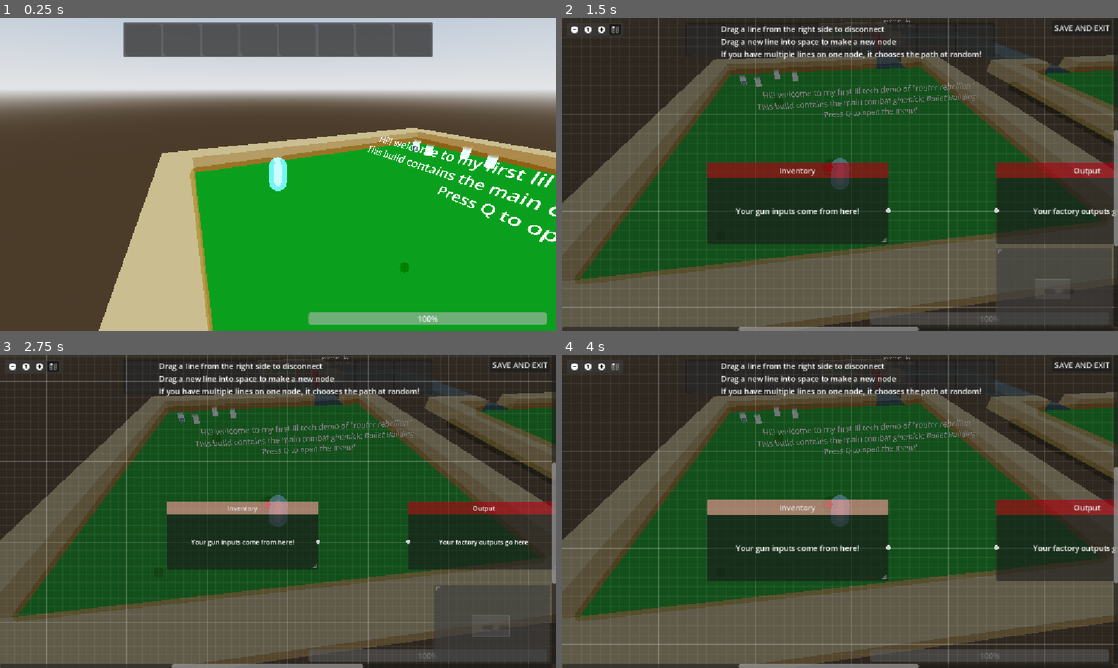
Above: before the commit, frames 1-4 (two rows, left to right).
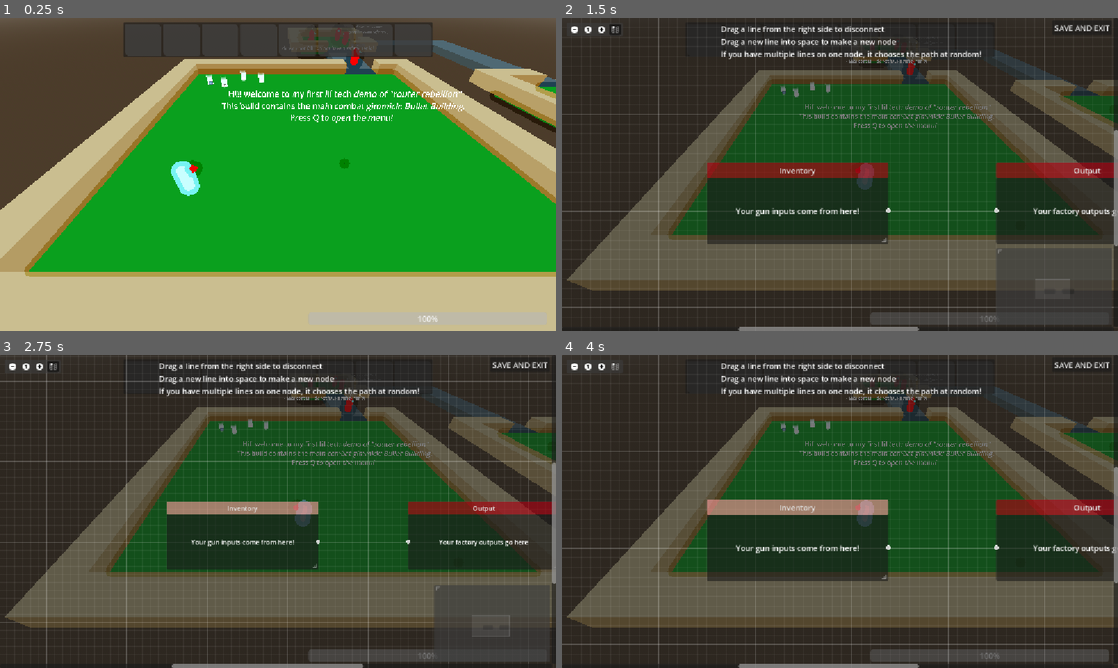
Above: after the commit, the same moments.

Repository: Kaplin86/Router-Rebellion
Game: Godot game, scene res://scenes/testing.tscn
Same seed, same stepped clock (60 frames per second), same inputs: the game is played once before the commit and once after it. The engine's default icon, where the game draws it, is replaced by a stand-in: a white triangle on a blue panel in a dark square.
Inputs (mouse positions are in pixels of both pictures, inside the frame that each line leads up to):
- Up to frame 1 (0.25 s): no input
- Up to frame 2 (1.5 s): tap Enter at 0.5 s; move the mouse to (962, 158) at 0.52 s; press the mouse at (962, 158) at 0.53 s; hold D (east) 0.53-1.28 s; move the mouse to (728, 190) at 1.27 s; release the mouse at (728, 190) at 1.28 s; hold S (south) from 1.28 s (still down); tap Q (delete) at 1.35 s
- Up to frame 3 (2.75 s): click (166, 527) at 1.55 s; release S (south) at 2 s; click (11, 367) at 2 s
- Up to frame 4 (4 s): click (600, 367) at 2.75 s; click (617, 367) at 3.5 s

The runs differ from the first frame. In frame 1, 71% of the frame differs, in the area x 0-100%, y 0-100%; in frame 2, 36%; in frame 3, 36%; in frame 4, 37%.

Commit message:
status effects i forgot to commit 😭

Diff:
--- a/scenes/testing.tscn
+++ b/scenes/testing.tscn
@@ -10,6 +10,7 @@
 [ext_resource type="Script" uid="uid://clmre742s2lff" path="res://scripts/enemyTypes/meleeAi.gd" id="6_kri1i"]
 [ext_resource type="PackedScene" uid="uid://bjkqckhiyoipf" path="res://scenes/ground_item.tscn" id="8_gi1h7"]
 [ext_resource type="Script" uid="uid://xarx23kgsax4" path="res://scripts/resources/bulletPayload.gd" id="9_jjnc2"]
+[ext_resource type="Script" uid="uid://bn1yxx3psvedp" path="res://scripts/resources/statusEffect.gd" id="11_8mr64"]
 
 [sub_resource type="NavigationMesh" id="NavigationMesh_5qbqa"]
 vertices = PackedVector3Array(-10.25, 4.5, -19.5, -10.5, 4.5, -23.5, -11.5, 4.5, -23.5, -11.5, 4.5, -18.5, 16.5, 4.5, - …(1118 unchanged characters)…
@@ -214,8 +215,9 @@
 layout_mode = 2
 
 [node name="Camera3D" parent="." unique_id=1753978119 node_paths=PackedStringArray("targetObject") instance=ExtResource("2_pcu7d")]
-transform = Transform3D(-0.2170378, -0.6175868, 0.75596374, 0.029481882, 0.7699233, 0.6374553, -0.9757181, 0.1606391, -0.14889482, 8.083534, 5.8841944, -4.041705)
+transform = Transform3D(-4.3711392e-08, -0.68581843, 0.7277727, 0, 0.7277728, 0.6858184, -1.0000001, 2.9978075e-08, -3.1811954e-08, 8.083534, 5.8841944, -4.041705)
 targetObject = NodePath("../Player")
+speed = 4.0
 
 [node name="FactoryMenuLoader" type="CanvasLayer" parent="." unique_id=943258784]
 process_mode = 3
@@ -260,41 +262,29 @@
 [node name="CharacterBody3D3" parent="." unique_id=333422114 instance=ExtResource("4_3dx25")]
 transform = Transform3D(0.6352968, 0, -0.77226806, 0, 1, 0, 0.77226806, 0, 0.6352968, -17.855782, 2.5, -6.083297)
 script = ExtResource("6_kri1i")
-movementSpeed = 200
-attackSpeed = 0.6
 attackRange = 5
-baseDamage = 5
-randomDamageFactor = 0.15
-team = 1
+base_movementSpeed = 200
 
 [node name="CharacterBody3D4" parent="." unique_id=69555869 instance=ExtResource("4_3dx25")]
+process_mode = 4
 transform = Transform3D(-0.03791693, 0, -0.99928087, 0, 1, 0, 0.99928087, 0, -0.03791693, -33.74184, 2.5, -7.189226)
 script = ExtResource("6_kri1i")
-movementSpeed = 200
-attackSpeed = 0.6
 attackRange = 5
-baseDamage = 5
-randomDamageFactor = 0.15
 
 [node name="CharacterBody3D5" parent="." unique_id=1895944031 instance=ExtResource("4_3dx25")]
+process_mode = 4
 transform = Transform3D(0.97273946, 0, -0.23190066, 0, 1, 0, 0.23190066, 0, 0.97273946, -31.240685, 2.5, -1.846158)
 script = ExtResource("6_kri1i")
-movementSpeed = 200
-attackSpeed = 0.6
 attackRange = 5
-baseDamage = 5
-randomDamageFactor = 0.15
 
 [node name="CharacterBody3D7" parent="." unique_id=839934690 instance=ExtResource("4_3dx25")]
+process_mode = 4
 transform = Transform3D(-0.97705674, 0, 0.21297929, 0, 1, 0, -0.21297929, 0, -0.97705674, -30.262476, 2.5000005, -7.790496)
 script = ExtResource("6_kri1i")
-movementSpeed = 200
-attackSpeed = 0.6
 attackRange = 5
-baseDamage = 5
-randomDamageFactor = 0.15
 
 [node name="CharacterBody3D6" parent="." unique_id=654221772 instance=ExtResource("4_3dx25")]
+process_mode = 4
 transform = Transform3D(-2.677046, 0, -2.689879, 0, 3.795, 0, 2.689879, 0, -2.677046, -3.3133912, 4.970928, -41.005573)
 Hp = 100000000
 MaxHp = 100000000
@@ -302,14 +292,17 @@
 [node name="GroundItem" parent="." unique_id=983451556 instance=ExtResource("8_gi1h7")]
 transform = Transform3D(1, 0, 0, 0, 1, 0, 0, 0, 1, -10.361126, 1.7245572, 11.54955)
 Item = SubResource("Resource_j8asw")
+Count = 3
 
 [node name="GroundItem2" parent="." unique_id=1858789490 instance=ExtResource("8_gi1h7")]
 transform = Transform3D(1, 0, 0, 0, 1, 0, 0, 0, 1, -9.693754, 1.7245572, 9.886674)
 Item = SubResource("Resource_8mr64")
+Count = 9
 
 [node name="GroundItem3" parent="." unique_id=662735397 instance=ExtResource("8_gi1h7")]
 transform = Transform3D(1, 0, 0, 0, 1, 0, 0, 0, 1, -10.983864, 1.7245572, 6.0616193)
 Item = SubResource("Resource_utrvu")
+Count = 5
 
 [node name="GroundItem4" parent="." unique_id=1399500853 instance=ExtResource("8_gi1h7")]
 transform = Transform3D(1, 0, 0, 0, 1, 0, 0, 0, 1, -11.766895, 1.7245572, 8.119394)
--- a/scripts/baseAttackable.gd
+++ b/scripts/baseAttackable.gd
@@ -1,12 +1,54 @@
 extends CharacterBody3D
 class_name BaseAttackable
+
+var statuses : Array[BaseStatusEffect] = []
 
 @export var Hp = 20
 @export var MaxHp = 20
 @export var team : int
 
+@export_category("influences")
+@export var base_accuracy = 1 #only effects ranged
+@export var base_movementSpeed = 50
+@export var base_attackSpeed = 0.6
+@export var base_damage = 5
+@export var randomDamageFactor = 0.15
+
+var stunned = false
+var movementSpeed = 0
+var accuracy = 0
+var damage = 0
+var attackSpeed = 0
+
+
 @export_category("nodes")
 @export var animationPlayer : AnimationPlayer
+
+func _process(delta):
+	runStatus() #note to self: DO NOT RUN THIS EVERY FRAME IN THE FUTURE
+
+func runStatus():
+	#reset
+	accuracy = base_accuracy
+	movementSpeed = base_movementSpeed
+	attackSpeed = base_attackSpeed
+	damage = base_damage
+	stunned = false
+
+	for I : BaseStatusEffect in statuses:
+		var effects = I.get_stat_changes()
+		for E in effects:
+			var mult = false
+			var value = effects[E]
+			if E.ends_with("_MULT"):
+				E = E.replace("_MULT","")
+				mult = true
+			if E in self:
+				if mult:
+					set(E,get(E) * value)
+				else:
+					set(E,get(E) + value)
+
 
 func playAnimation(animationName):
 	if animationPlayer:
--- a/scripts/baseEnemy.gd
+++ b/scripts/baseEnemy.gd
@@ -2,6 +2,7 @@
 class_name BaseEnemy
 
 @export var detectionRange = 15
+
 
 @export_category("nodes")
 @export var healthBar : ProgressBar
@@ -16,6 +17,7 @@
 	createArea(detectionRange)
 
 func _process(delta):
+	super(delta)
 	healthBar.max_value = MaxHp
 	healthBar.value = Hp
 	checkDeath()
@@ -47,6 +49,7 @@
 	collisionArea = area
 	area.body_entered.connect(onEnter)
 
+
 func onEnter(body : Node3D):
 	if body is BaseAttackable:
 		if body.team != team:
--- a/scripts/bullet.gd
+++ b/scripts/bullet.gd
@@ -32,6 +32,7 @@
 		if obj.team != team:
 			var damage = payload.baseDamage * sqrt(payload.speed) * payload.size
 			obj.takeDamage(damage,payload)
+			obj.statuses.append_array(payload.statusEffects)
 			return true
 		return false
 	return true
--- a/scripts/cameraController.gd
+++ b/scripts/cameraController.gd
@@ -7,4 +7,5 @@
 func _process(delta):
 	if targetObject:
 		global_position = lerp(position, targetObject.global_position + offset, delta * speed)
-		look_at(targetObject.global_position)
+		#look_at(targetObject.global_position)
+		#print(rotation_degrees)
--- a/scripts/enemyTypes/meleeAi.gd
+++ b/scripts/enemyTypes/meleeAi.gd
@@ -1,11 +1,8 @@
 extends BaseEnemy
 class_name Melee
 
-@export var movementSpeed = 50
-@export var attackSpeed = 0.6
+
 @export var attackRange = 5
-@export var baseDamage = 5
-@export var randomDamageFactor = 0.15
 
 
 var agent : NavigationAgent3D
@@ -24,6 +21,7 @@
 	var nextPos = agent.get_next_path_position()
 	if nextPos != global_position:
 		nextPos = Vector3(nextPos.x,global_position.y,nextPos.z)
+		print(movementSpeed)
 		velocity = global_position.direction_to(nextPos) * delta * movementSpeed
 		move_and_slide()
 		look_at(nextPos)
@@ -40,4 +38,4 @@
 			canAttack = true
 
 func damageTarget():
-	target.takeDamage(round(baseDamage + (baseDamage * randf_range(0,randomDamageFactor))))
+	target.takeDamage(round(damage + (damage * randf_range(0,randomDamageFactor))))
--- a/scripts/ground_item.gd
+++ b/scripts/ground_item.gd
@@ -1,11 +1,18 @@
 extends Node3D
 
 @export var Item : BulletPayload
+@export var Count := 1
+
+var given = false
 
 func _on_area_3d_body_entered(body):
+	if given:
+		return
 	if body is PlayerCharacter:
-		body.attemptToGetItem(Item)
-		process_mode = Node.PROCESS_MODE_DISABLED
+		given = true
+		for I in Count:
+			body.attemptToGetItem(Item)
+		#process_mode = Node.PROCESS_MODE_DISABLED
 		queue_free()
 	pass # Replace with function body.
 
--- a/scripts/player.gd
+++ b/scripts/player.gd
@@ -1,7 +1,6 @@
 extends BaseAttackable
 class_name PlayerCharacter
 
-@export var playerSpeed : float = 6
 @export var drag : float = 2
 
 @export var uiManager : UiManager
--- a/scripts/references.gd
+++ b/scripts/references.gd
@@ -35,9 +35,11 @@
 
 func loadTextureFromPath(path : String) -> Texture2D:
 	var texture = null
-	texture = load(path + ".png")
-	if texture == null:
-		texture =  load(path + ".svg")
+	if FileAccess.file_exists(path + ".png"):
+		texture = load(path + ".png")
+	else:
+		if FileAccess.file_exists(path + ".svg"):
+			texture =  load(path + ".svg")
 	return texture
 
 func setupFactoryNodeDefinitions():
--- a/scripts/resources/bulletPayload.gd
+++ b/scripts/resources/bulletPayload.gd
@@ -6,6 +6,8 @@
 @export var visualType = ""
 @export var speed = 5.0
 @export var spread = 3
+
+@export var statusEffects : Array[BaseStatusEffect] = []
 
 func _to_string() -> String:
 	return visualType + "(" + str(size) + " size, " + str(baseDamage) + " dmg)"
--- /dev/null
+++ b/scripts/resources/statusEffect.gd
@@ -0,0 +1,18 @@
+extends Resource
+class_name BaseStatusEffect
+@export var type = ""
+@export var potency : int
+@export var count : int
+
+enum TickType { ON_HIT, DISTANCE_TRAVELED, HIT_WALL, ON_SHOOT}
+
+func get_stat_changes() -> Dictionary[String,Variant]:
+
+	return {
+		"accuracy": -potency * 0.1,
+		"stun": false
+	}
+
+func onFirstApplication(): pass
+
+func tick(type : TickType, data := {}): pass
--- /dev/null
+++ b/scripts/resources/statusEffects/chill.gd
@@ -0,0 +1,10 @@
+extends BaseStatusEffect
+class_name SlowingStatus
+
+## Refers to the percentage deducted of movement speed per potency
+@export var factor = 0.02
+
+func get_stat_changes() -> Dictionary[String,Variant]:
+	return {
+		"movementSpeed_MULT": 1 - (factor * potency)
+	}
--- a/scripts/shootingManager.gd
+++ b/scripts/shootingManager.gd
@@ -43,6 +43,16 @@
 	canFire = false
 	cooldown.start()
 	for I in bullets:
+
+
+
+		var status = SlowingStatus.new()
+		status.potency = 1
+		status.count = 1
+		I.statusEffects.append(status)
+
+
+
 		var newBullet : BulletObject = baseBullet.instantiate()
 		newBullet.team = plyr.team
 		get_parent().add_sibling(newBullet)
--- a/scripts/uiManager.gd
+++ b/scripts/uiManager.gd
@@ -47,9 +47,7 @@
 			var respectiveItemTile = inventoryPanels[I]
 			var texNode : TextureRect = respectiveItemTile.get_child(0)
 			var itemChunk  : BulletPayload = itemData.get("item")
-			var texture = load("res://sprites/item/" + itemChunk.visualType + ".png")
-			if texture == null:
-				texture =  load("res://sprites/item/" + itemChunk.visualType + ".svg")
+			var texture = References.loadTextureFromPath("res://sprites/item/" + itemChunk.visualType)
 			texNode.texture = texture
 
 			var labelNode : Label = respectiveItemTile.get_child(1)
Not shown, added: scripts/resources/statusEffect.gd.uid
Not shown, added: scripts/resources/statusEffects/chill.gd.uid
